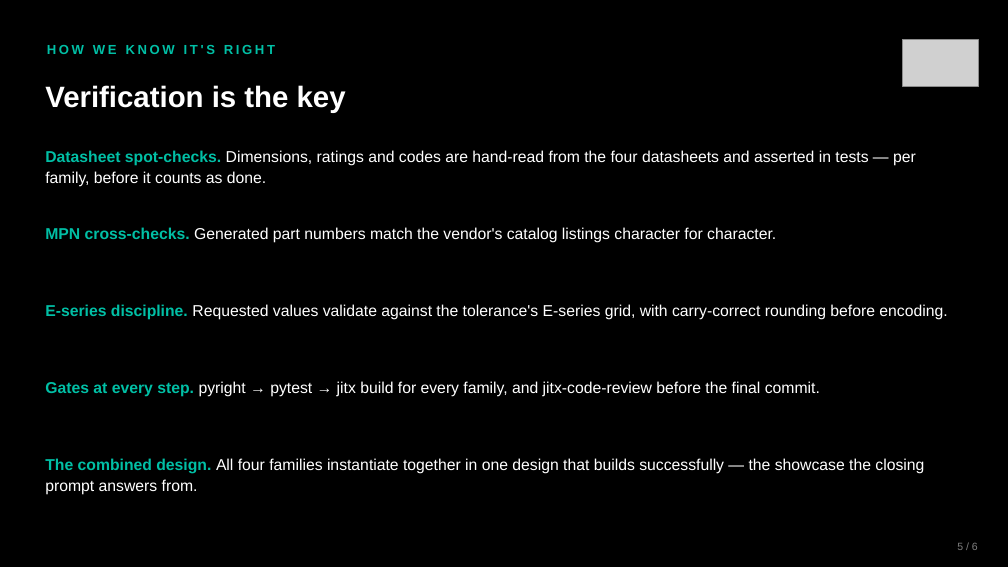
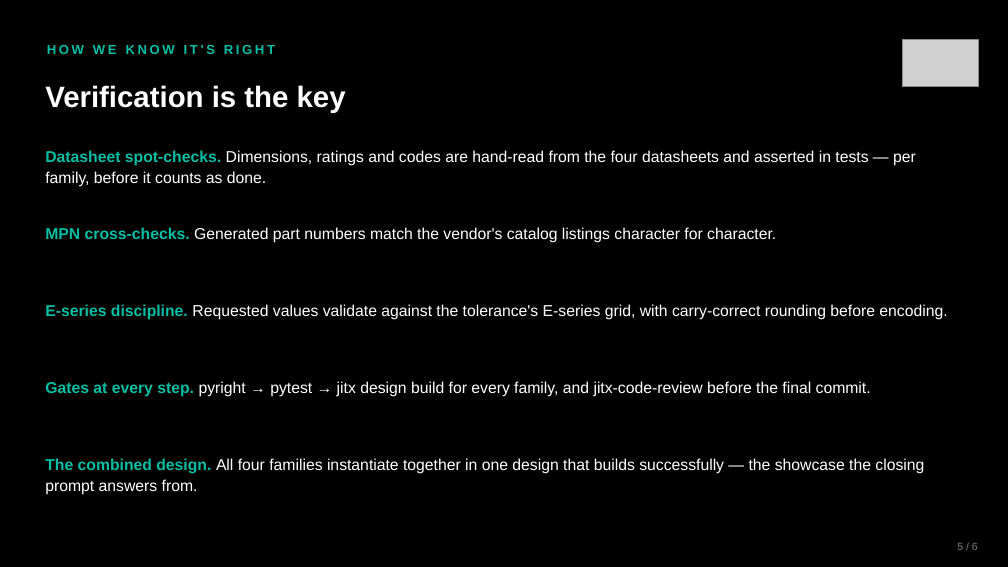
Before and after one commit to JITx-Inc/jitx-examples, a slide deck: slide 5 of jumpstart-kits/js1-stackup-components/part2-parametric-passives/JS1_Part2_Parametric-Passives_Presentation.pptx. Drawn at 1008x567 pixels with LibreOffice and Linux fonts; fonts in the diff are those of the drawing; grey boxes stand for pictures. Boxes give left, top, right and bottom in pixels: in the first picture for what was removed or moved away, otherwise in the second. Text is boxed around its words. In the diff, an @@ line names an element or a change of style, - is before the commit and + after.

```diff
--- a/jumpstart-kits/js1-stackup-components/part2-parametric-passives/JS1_Part2_Parametric-Passives_Presentation.pptx
+++ b/jumpstart-kits/js1-stackup-components/part2-parametric-passives/JS1_Part2_Parametric-Passives_Presentation.pptx
@@ text at <box>45,381,871,397</box>: text changed @@
-Gates at every step. pyright → pytest → jitx build for every family, and jitx-code-review before the final commit.
+Gates at every step. pyright → pytest → jitx design build for every family, and jitx-code-review before the final commit.
```
Also in this commit, not shown: 18 other files.
